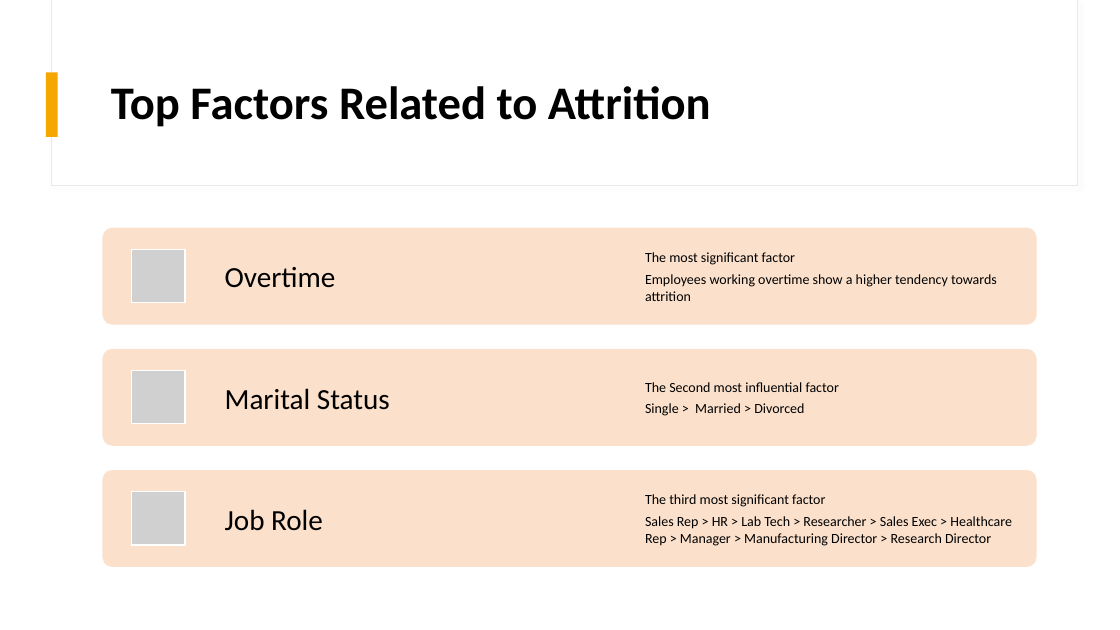
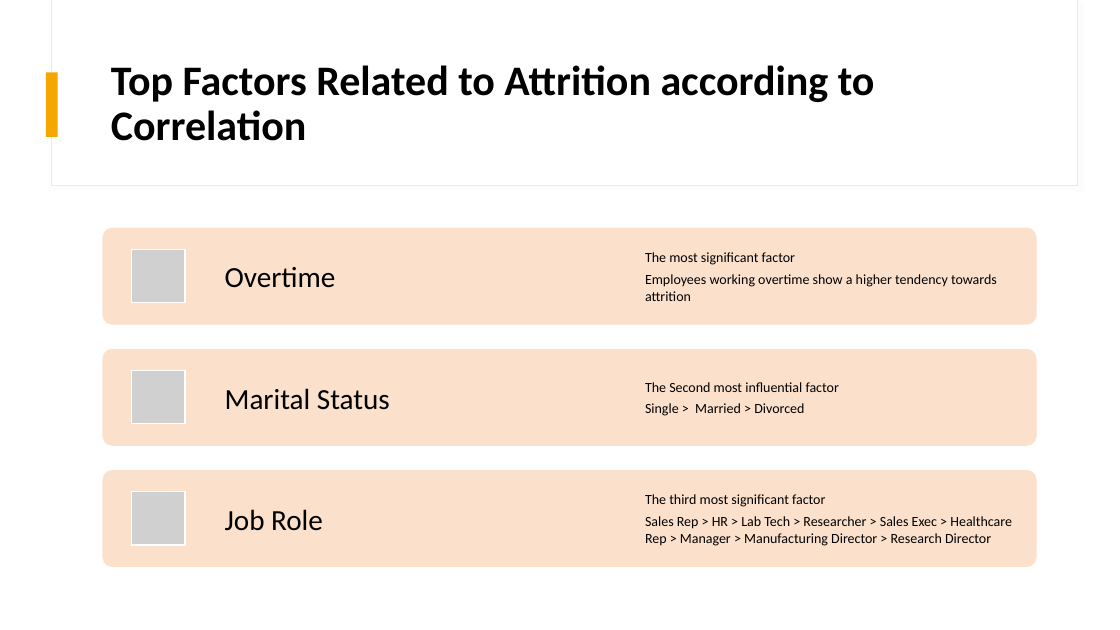
Before and after one commit to CDCastr0/CaseStudy2DDS, a slide deck: slide 3 of CaseStudy2Presentation.pptx. Drawn at 1120x630 pixels with LibreOffice and Linux fonts; fonts in the diff are those of the drawing; grey boxes stand for pictures. Boxes give left, top, right and bottom in pixels: in the first picture for what was removed or moved away, otherwise in the second. Text is boxed around its words. In the diff, an @@ line names an element or a change of style, - is before the commit and + after.

```diff
--- a/CaseStudy2Presentation.pptx
+++ b/CaseStudy2Presentation.pptx
@@ title at (111, 65, 875, 141): text changed; size 40 to 36 pt @@
-Top Factors Related to Attrition
+Top Factors Related to Attrition according to Correlation
```
Also in this commit, not shown: 1 other slide changed, 5 slides added, 1 slide removed, 1 other file.
